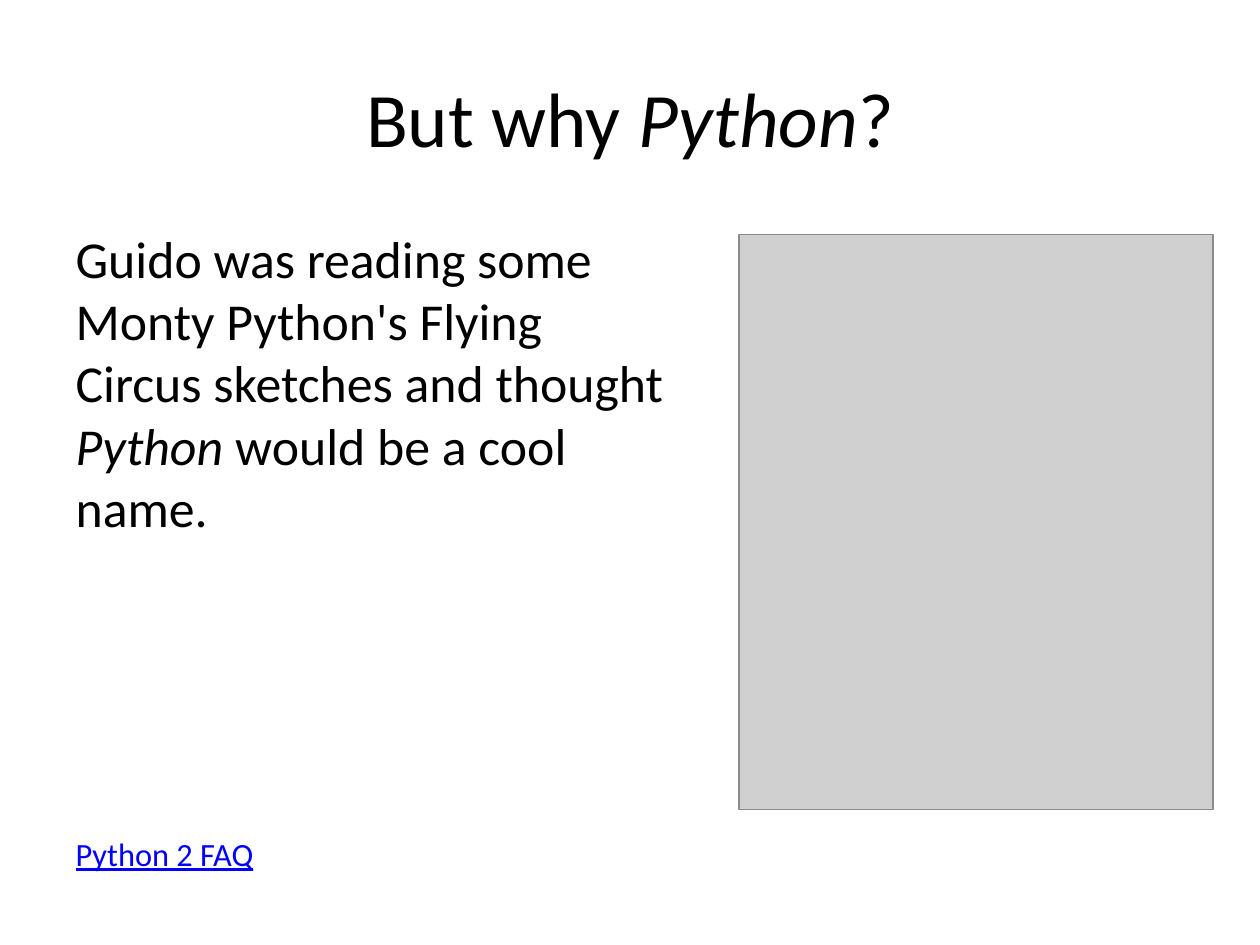
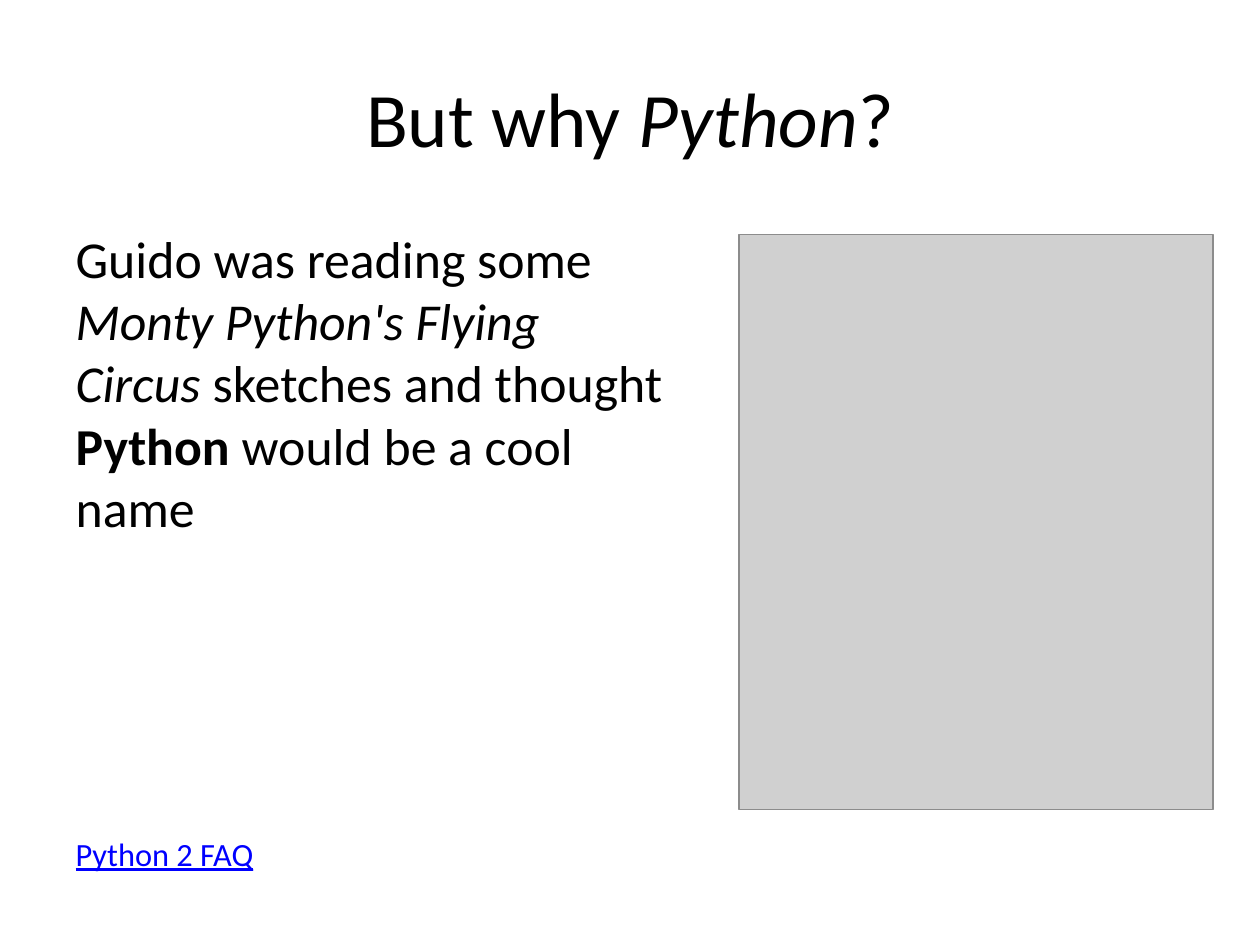
Before and after one commit to yoavram/Py4Eng, a slide deck: slide 40 of docs/Introduction to Python.pptx (slide 41 before the commit). Drawn at 1260x945 pixels with LibreOffice and Linux fonts; fonts in the diff are those of the drawing; grey boxes stand for pictures. Boxes give left, top, right and bottom in pixels: in the first picture for what was removed or moved away, otherwise in the second. Text is boxed around its words. In the diff, an @@ line names an element or a change of style, - is before the commit and + after.

```diff
--- a/docs/Introduction to Python.pptx
+++ b/docs/Introduction to Python.pptx
@@ text at (x1=76, y1=242, x2=662, y2=528): text changed @@
-Guido was reading some Monty Python's Flying Circus sketches and thought Python would be a cool name.
+Guido was reading some Monty Python's Flying Circus sketches and thought Python would be a cool name
```
Also in this commit, not shown: 24 other slides changed.
